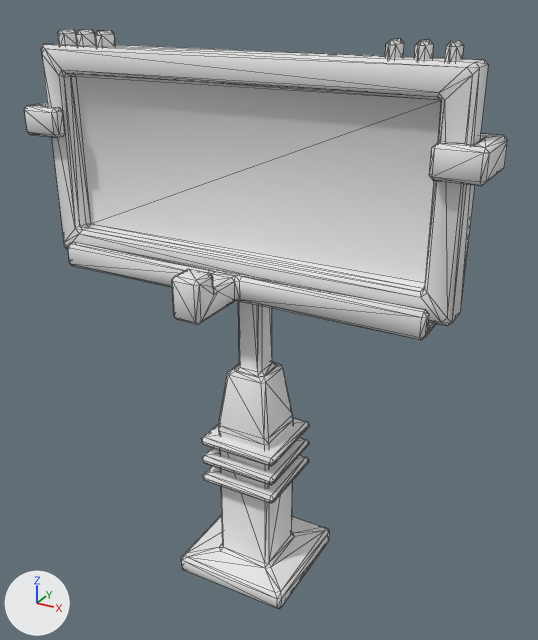
The FBX model Assets/Art/3D/sign_LOD0.fbx, before and after one commit.
Before and after are seen from a 50 mm lens placed at (1.013, -1.624, 1.772), pointed at (0.054, 0.121, 0.9). The axes (+X, +Y, +Z) are drawn at lower left. The lights are the same throughout. Mesh edges are drawn as thin lines.

Before the edit, the objects in view are built like this:
```python
me_sign_lod0 = bpy.data.meshes.new('sign_LOD0')
me_sign_lod0.from_pydata(...)  # 544 vertices, 1000 faces; spans x -0.66..0.66, y -0.22..0.32, z 0.0..1.68
me_sign_lod0.materials.append(mat_sign_pbr)  # white #e7e7e7
ob_sign_lod0 = bpy.data.objects.new('sign_LOD0', me_sign_lod0)
ob_sign_lod0.location = (0.0, 0.0, 0.0)
```
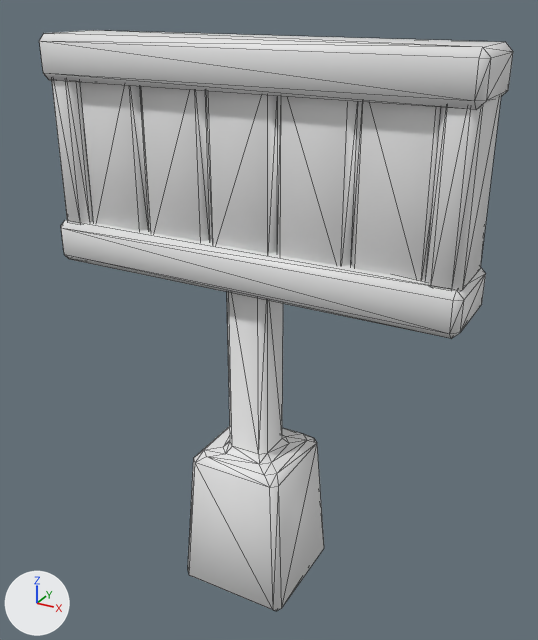
Commit message: new signs

The change, as a diff of the scene's bpy script:
```diff
--- a/Assets/Art/3D/sign_LOD0.fbx.py
+++ b/Assets/Art/3D/sign_LOD0.fbx.py
@@ me_sign_lod0 @@
 # used by ob_sign_lod0; location = (0.0, 0.0, 0.0)
-me_sign_lod0.from_pydata(...)  # 544 vertices, 1000 faces; spans x -0.66..0.66, y -0.22..0.32, z 0.0..1.68
+me_sign_lod0.from_pydata(...)  # 256 vertices, 496 faces; spans x -0.63..0.63, y -0.05..0.31, z -0.03..1.67
+# me_sign_lod0 part 1: the loose piece of 104 vertices spanning x -0.56..0.56, y -0.22..0.15, z 1.01..1.13 is rebuilt with 24 vertices and now spans x -0.63..0.63, y 0.01..0.25, z 1.0..1.13
+# me_sign_lod0 part 2: the loose piece of 104 vertices spanning x -0.19..0.19, y -0.06..0.32, z 0.0..1.57 is rebuilt with 56 vertices and now spans x -0.18..0.18, y -0.05..0.31, z -0.03..1.06
+# me_sign_lod0 part 3: the loose piece of 56 vertices spanning x -0.61..0.61, y 0.0..0.1, z 1.04..1.64 is rebuilt with 104 vertices and now spans x -0.54..0.54, y 0.05..0.15, z 1.08..1.6
+# me_sign_lod0 part 4: a new loose piece of 24 vertices spanning x 0.53..0.62, y 0.02..0.23, z 1.11..1.63, in mat_sign_pbr (white #e7e7e7)
+# me_sign_lod0 part 5: a new loose piece of 24 vertices spanning x -0.63..0.63, y 0.01..0.25, z 1.54..1.67, in mat_sign_pbr (white #e7e7e7)
+# me_sign_lod0 part 6: a new loose piece of 24 vertices spanning x -0.62..-0.53, y 0.02..0.23, z 1.11..1.63, in mat_sign_pbr (white #e7e7e7)
+# me_sign_lod0 part 7: 10 loose pieces with 280 vertices, spanning x -0.66..0.66, y -0.04..0.26, z 0.34..1.68, are deleted
 me_sign_lod0.materials.append(mat_sign_pbr)
```

Location of each change, [x1, y1, x2, y2] in pixels of the pictures (538 x 640 px):
'sign_LOD0', reshaped
    before: [24, 29, 508, 609]
    after: [39, 30, 513, 611]
part 1 of me_sign_lod0, rebuilt (15% wider, 20% taller)
    before: [68, 242, 436, 340]
    after: [61, 220, 486, 338]
part 2 of me_sign_lod0, rebuilt
    before: [181, 301, 330, 609]
    after: [188, 292, 324, 611]
part 3 of me_sign_lod0, rebuilt
    before: [41, 43, 488, 326]
    after: [80, 82, 440, 280]
part 4 of me_sign_lod0, added
    after: [425, 96, 501, 291]
part 5 of me_sign_lod0, added
    after: [39, 30, 513, 110]
part 6 of me_sign_lod0, added
    after: [51, 80, 93, 224]
part 7 of me_sign_lod0, deleted
    before: [24, 29, 508, 503]
